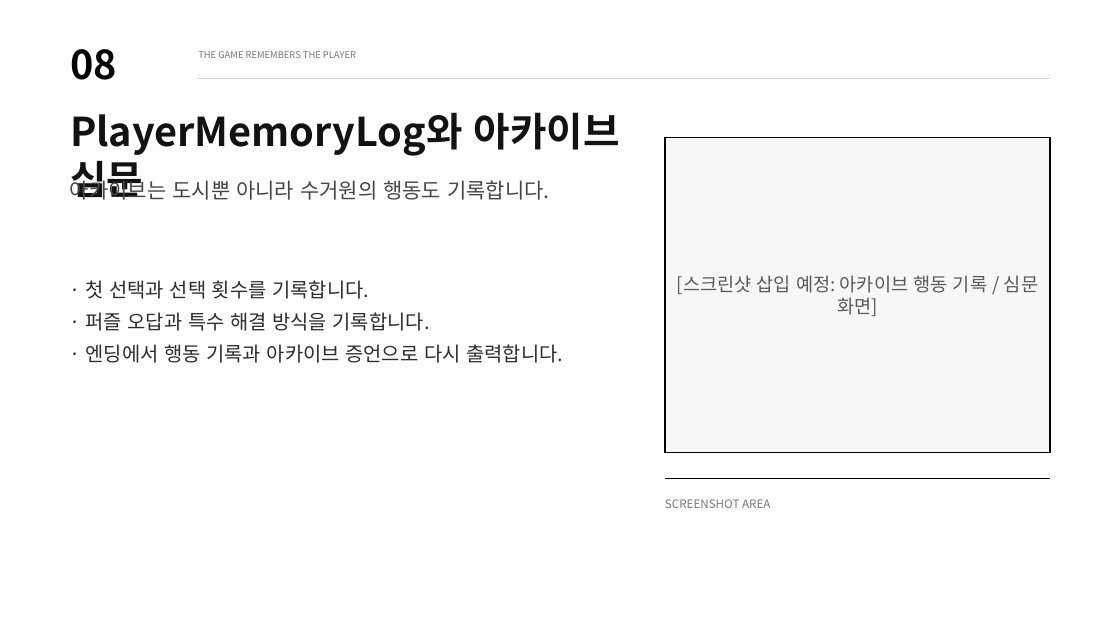
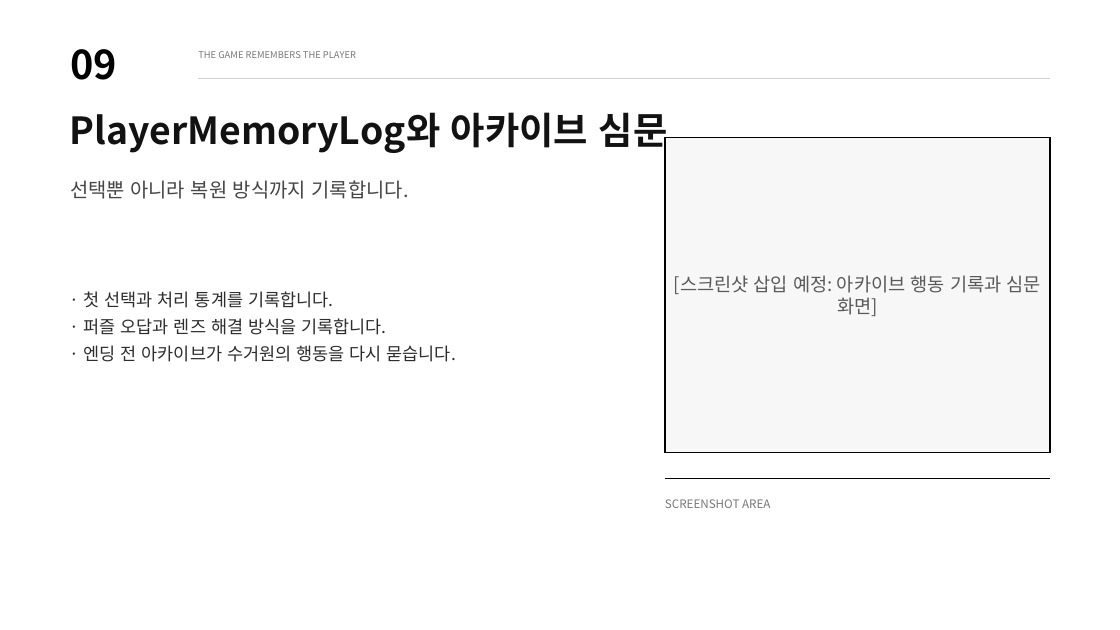
Before and after one commit to wodnd0403/memory_recycler, a slide deck: slide 9 of Docs/MemoryRecycler3D_Final_Presentation_SAFE.pptx (slide 8 before the commit). Drawn at 1120x630 pixels with LibreOffice and Linux fonts; fonts in the diff are those of the drawing. Boxes give left, top, right and bottom in pixels: in the first picture for what was removed or moved away, otherwise in the second. Text is boxed around its words. In the diff, an @@ line names an element or a change of style, - is before the commit and + after.

```diff
--- a/Docs/MemoryRecycler3D_Final_Presentation_SAFE.pptx
+++ b/Docs/MemoryRecycler3D_Final_Presentation_SAFE.pptx
@@ text at [70,49,117,80]: text changed @@
-08
+09
@@ text "PlayerMemoryLog와 아카이브 심문" at [70,112,668,154]: size 34 to 32 pt @@
@@ text at [70,180,409,199]: text changed; size 18 to 17 pt @@
-아카이브는 도시뿐 아니라 수거원의 행동도 기록합니다.
+선택뿐 아니라 복원 방식까지 기록합니다.
@@ text at [84,291,456,362]: text changed; size 17 to 15 pt @@
-· 첫 선택과 선택 횟수를 기록합니다.
-· 퍼즐 오답과 특수 해결 방식을 기록합니다.
-· 엔딩에서 행동 기록과 아카이브 증언으로 다시 출력합니다.
+· 첫 선택과 처리 통계를 기록합니다.
+· 퍼즐 오답과 렌즈 해결 방식을 기록합니다.
+· 엔딩 전 아카이브가 수거원의 행동을 다시 묻습니다.
@@ text in rectangle at [674,275,1041,316]: text changed @@
-[스크린샷 삽입 예정: 아카이브 행동 기록 / 심문 화면]
+[스크린샷 삽입 예정: 아카이브 행동 기록과 심문 화면]
```
Also in this commit, not shown: 9 other slides changed, 3 slides added, 2 slides removed, 3 other files.
